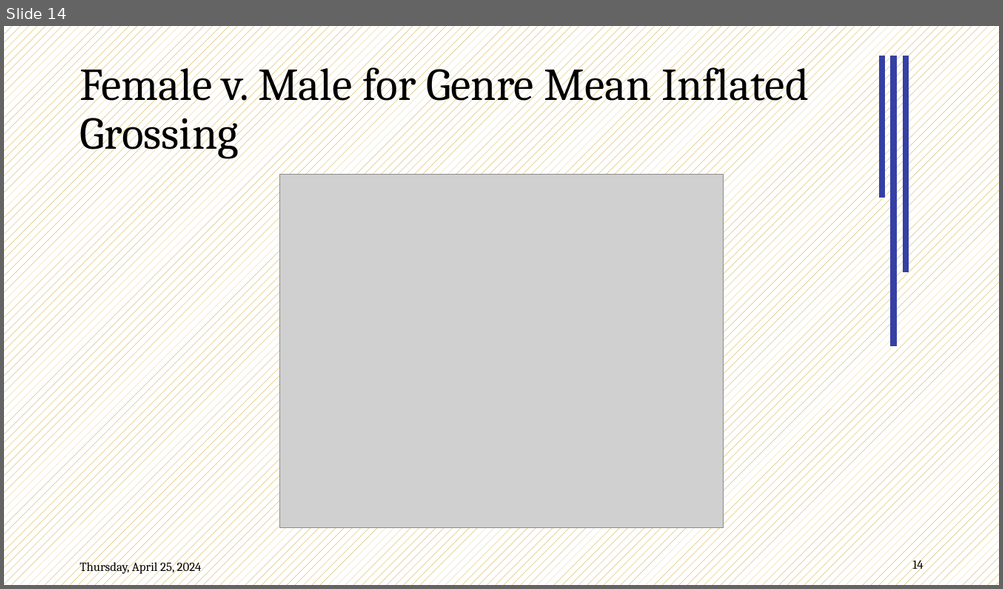
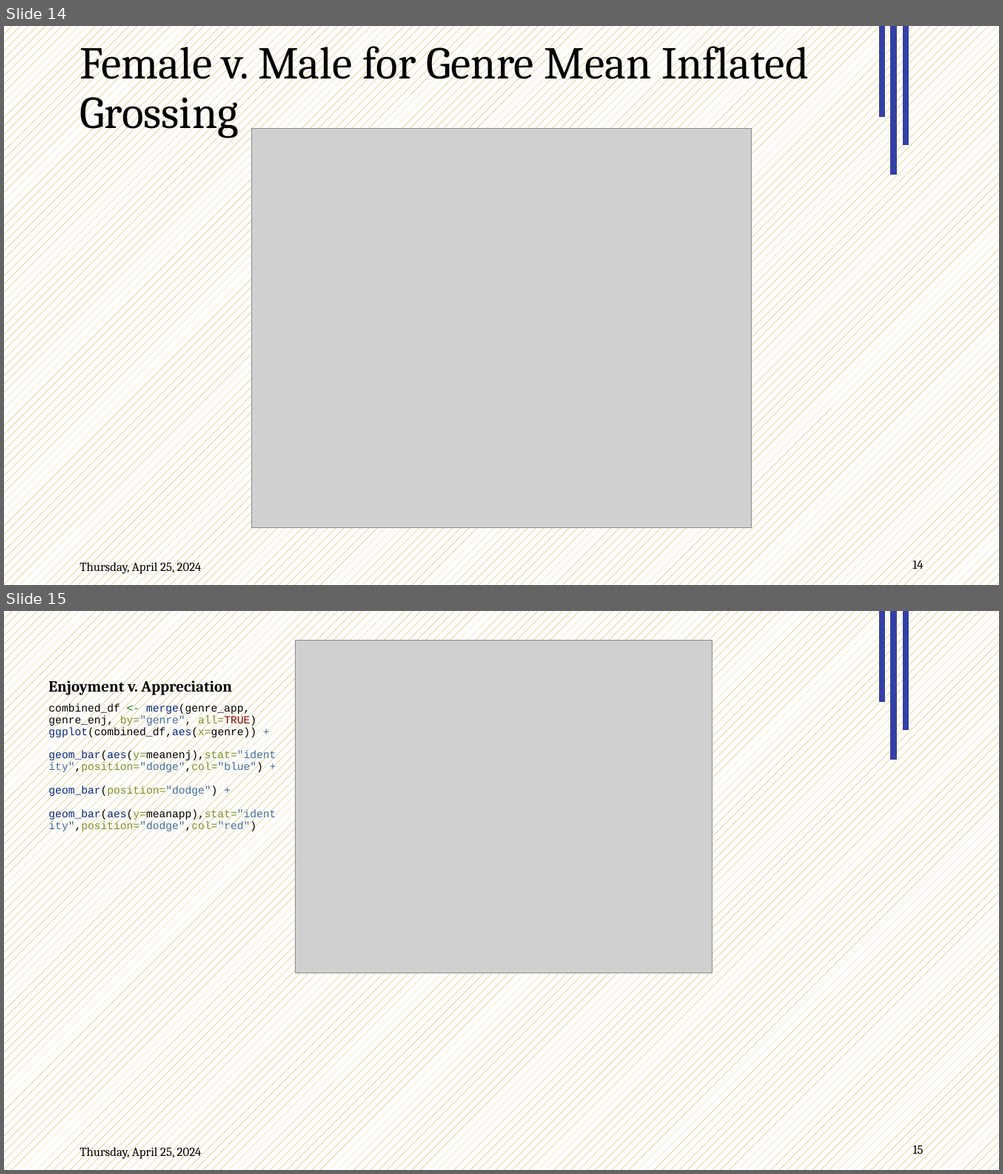
Before and after one commit to Data2401/final-project-fall-2024-classic-films, a slide deck: Slides.pptx. Shown one above the other, each under a label of ours: slide 14 before the commit, slides 14 and 15 after it. The pictures are 1003x589 and 1003x1174 pixels, drawn with LibreOffice and Linux fonts; fonts in the diff are those of the drawing; grey boxes stand for pictures; background and template pictures are left out. Boxes give left, top, right and bottom in pixels: in the first picture for what was removed or moved away, otherwise in the second. Text is boxed around its words. In the diff, an @@ line names an element or a change of style, - is before the commit and + after.

```diff
--- a/Slides.pptx
+++ b/Slides.pptx
@@ slide 15 added at [4, 611, 999, 1170], background pattern #BF9000 on #FFFFFF; not listed: 5 template elements that a slide beside it also shows @@
@@ picture added at [295, 640, 711, 974] @@
@@ title added at [48, 677, 231, 695], 15 pt, text #000000, bold @@
+Enjoyment v. Appreciation
@@ text added at [48, 703, 276, 833], 10.5 pt, text #000000 @@
+combined_df <- merge(genre_app, genre_enj, by="genre", all=TRUE)
+ggplot(combined_df,aes(x=genre)) +
+geom_bar(aes(y=meanenj),stat="identity",position="dodge",col="blue") +
+geom_bar(position="dodge") +
+geom_bar(aes(y=meanapp),stat="identity",position="dodge",col="red")
@@ slide 14 changed as well @@
@@ title "Female v. Male for Genre ...": place and size @@
-title "Female v. Male for Genre ..." at [79, 58, 808, 159]
+title "Female v. Male for Genre ..." at [79, 37, 808, 138]
@@ line added from (882, 117) to (882, 26), #3540A5 6 pt @@
@@ line moved from (882, 198) - (882, 56) to (893, 175) - (893, 26) @@
@@ line moved from (906, 272) - (906, 56) to (906, 145) - (906, 26) @@
@@ line removed from (893, 347) to (893, 56) @@
@@ picture: place and size @@
-picture at [279, 175, 723, 529]
+picture at [252, 129, 751, 529]
```
Also in this commit, not shown: 10 other slides changed, 5 other slides added, 5 slides removed, 2 other files.
